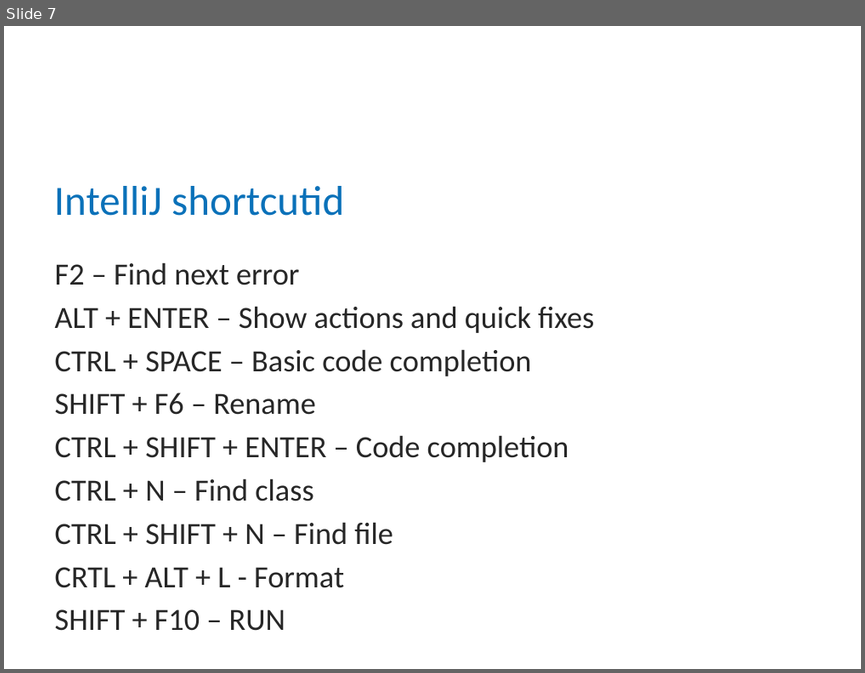
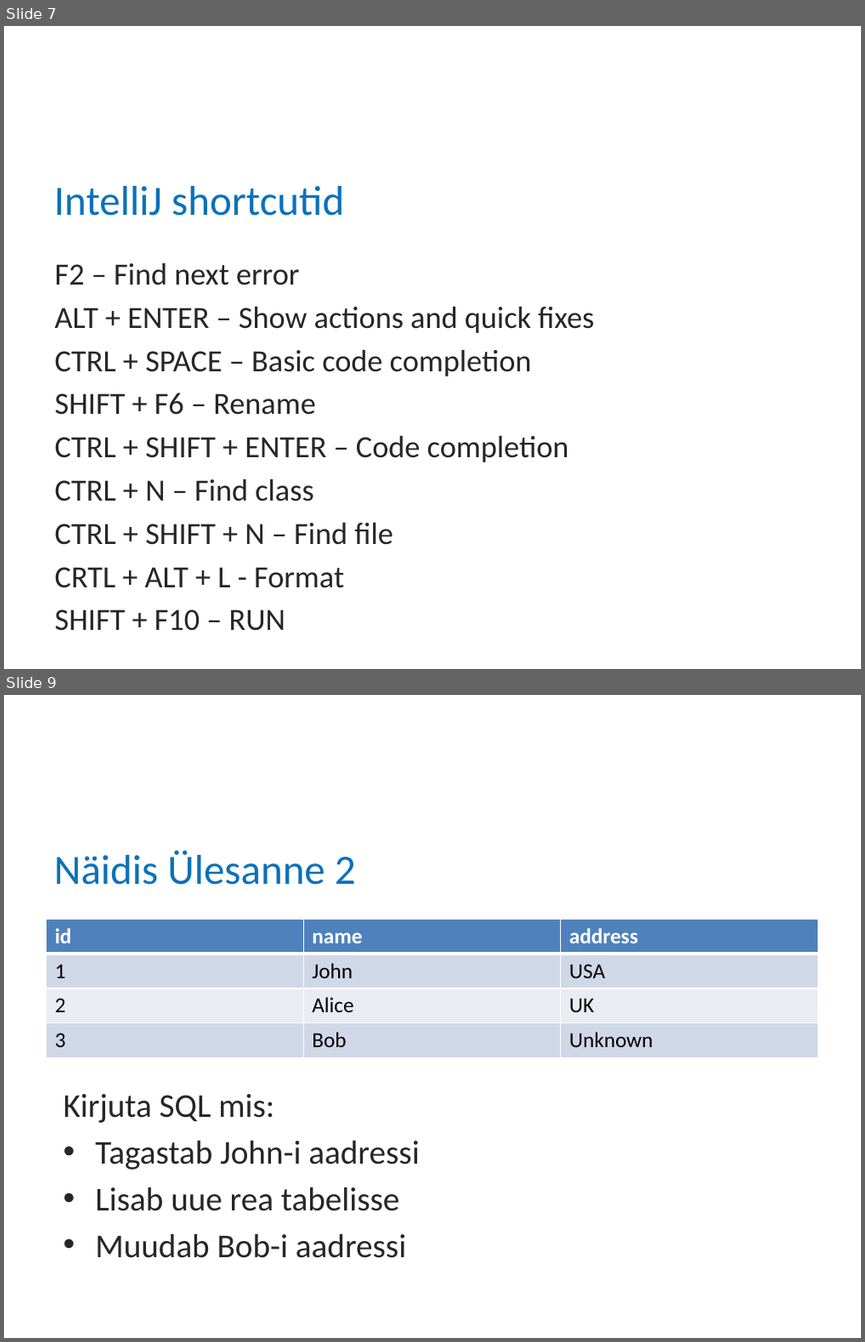
Before and after one commit to Karmorg/Vali-it, a slide deck: Slaidid/_Java - Test.pptx. Shown one above the other, each under a label of ours: slide 7 before the commit, slides 7 and 9 after it; the slides between them are not shown. The pictures are 865x673 and 865x1342 pixels, drawn with LibreOffice and Linux fonts; fonts in the diff are those of the drawing; background and template pictures are left out. Boxes give left, top, right and bottom in pixels: in the first picture for what was removed or moved away, otherwise in the second. Text is boxed around its words. In the diff, an @@ line names an element or a change of style, - is before the commit and + after.

```diff
--- a/Slaidid/_Java - Test.pptx
+++ b/Slaidid/_Java - Test.pptx
@@ slide 9 added at box(4, 695, 861, 1338), background #FFFFFF @@
@@ title added at box(54, 850, 356, 885), 35 pt, text #0A71B9 @@
+Näidis Ülesanne 2
@@ table added at box(46, 919, 817, 1057), 4 rows, 3 columns @@
+id | name | address
+1 | John | USA
+2 | Alice | UK
+3 | Bob | Unknown
@@ text added at box(64, 1094, 419, 1258), 28 pt, text #262626 @@
+Kirjuta SQL mis:
+• Tagastab John-i aadressi
+• Lisab uue rea tabelisse
+• Muudab Bob-i aadressi
```
Also in this commit, not shown: 1 slide changed, 3 other slides added, 11 other files.
